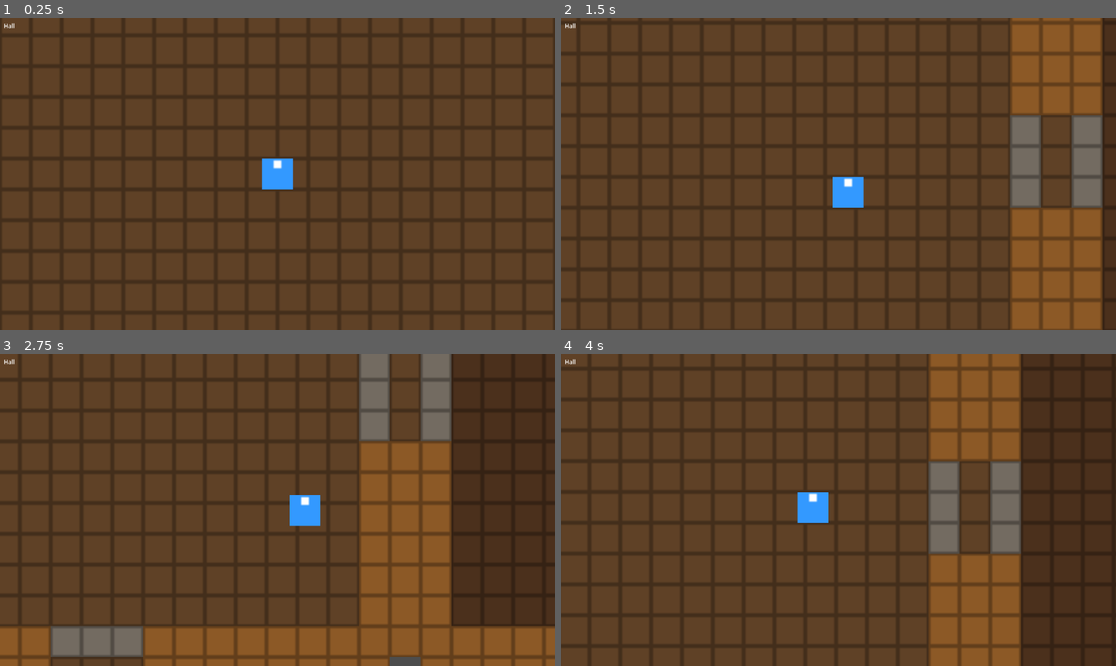
Above: before the commit, frames 1-4 (two rows, left to right).
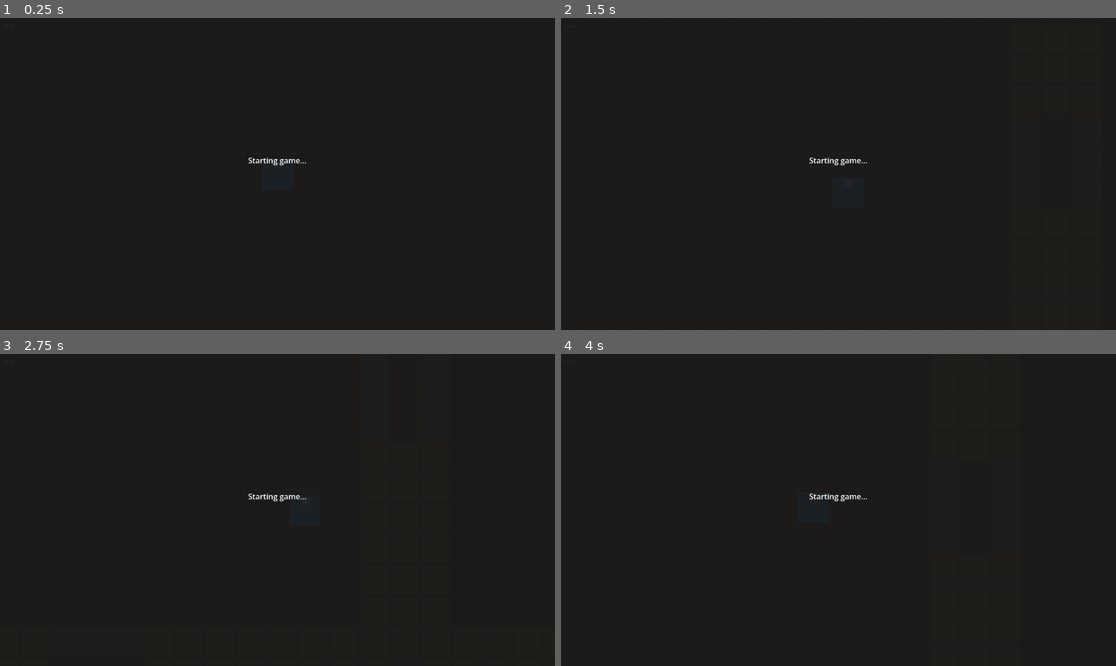
Above: after the commit, the same moments.

Repository: Frostist/Claudo
Game: Godot game, scene res://scenes/main/main.tscn
Two runs of this game, one before a commit and one after it. Both use one fixed random seed, a clock stepped at 60 frames per second and the inputs below.
Inputs (mouse positions are in pixels of both pictures, inside the frame that each line leads up to):
- Up to frame 1 (0.25 s): no input
- Up to frame 2 (1.5 s): tap Enter at 0.5 s; move the mouse to (960, 158) at 0.52 s; hold Right (ui_right) 0.53-1.28 s; click (960, 158) at 0.67 s; move the mouse to (727, 189) at 1.27 s; hold Down (ui_down) from 1.28 s (still down)
- Up to frame 3 (2.75 s): move the mouse to (333, 441) at 2.02 s; release Down (ui_down) at 2.03 s; hold Right (ui_right) from 2.03 s (still down)
- Up to frame 4 (4 s): move the mouse to (810, 572) at 2.77 s; release Right (ui_right) at 2.78 s; hold Up (ui_up) 2.78-3.53 s; click (810, 572) at 2.92 s; move the mouse to (1005, 556) at 3.52 s; hold Left (ui_left) from 3.53 s (still down)

The runs differ from the first frame. In frame 1, 100% of the frame differs, in the area x 0-100%, y 0-100%; in frame 2, 100%; in frame 3, 100%; in frame 4, 100%.

Commit message:
feat: wire main scene — server spawn, room events, notebook updates
Co-Authored-By: Claude Sonnet 4.6 <noreply@anthropic.com>

Diff:
--- a/scenes/main/main.gd
+++ b/scenes/main/main.gd
@@ -3,5 +3,26 @@
 @onready var mansion: Node2D = $Mansion
 @onready var hud = $HUD
 
+var _server_pid := -1
+
 func _ready() -> void:
+	get_tree().auto_accept_quit = false  # required so NOTIFICATION_WM_CLOSE_REQUEST fires instead of instant quit
 	mansion.room_changed.connect(hud.update_room)
+	mansion.room_changed.connect(ServerBridge.send_player_moved)
+	_spawn_server()
+
+func _spawn_server() -> void:
+	var script_path := ProjectSettings.globalize_path("res://server/start.sh")
+	_server_pid = OS.create_process("/bin/bash", [script_path])
+	if _server_pid < 0:
+		push_error("Failed to spawn server process")
+		return
+	# Wait 1.5s for the server to start, then connect WebSocket
+	await get_tree().create_timer(1.5).timeout
+	ServerBridge.connect_to_server()
+
+func _notification(what: int) -> void:
+	if what == NOTIFICATION_WM_CLOSE_REQUEST:
+		if _server_pid > 0:
+			OS.kill(_server_pid)
+		get_tree().quit()
--- a/scenes/main/main.tscn
+++ b/scenes/main/main.tscn
@@ -12,6 +12,8 @@
 [ext_resource type="Texture2D" path="res://assets/sprites/npcs/npc_4.png" id="10_npc4"]
 [ext_resource type="Texture2D" path="res://assets/sprites/npcs/npc_5.png" id="11_npc5"]
 [ext_resource type="Texture2D" path="res://assets/sprites/npcs/npc_6.png" id="12_npc6"]
+[ext_resource type="PackedScene" path="res://scenes/ui/loading/loading_screen.tscn" id="13_loading"]
+[ext_resource type="PackedScene" path="res://scenes/ui/chat/chat_window.tscn" id="14_chat"]
 
 [node name="Main" type="Node2D"]
 script = ExtResource("1_script")
@@ -69,3 +71,8 @@
 [node name="HUD" parent="." instance=ExtResource("4_hud")]
 
 [node name="Notebook" parent="." instance=ExtResource("5_notebook")]
+
+[node name="LoadingScreen" parent="." instance=ExtResource("13_loading")]
+
+[node name="ChatWindow" parent="." instance=ExtResource("14_chat")]
+groups = ["chat_window"]
--- a/scenes/ui/notebook/notebook.gd
+++ b/scenes/ui/notebook/notebook.gd
@@ -1,6 +1,9 @@
 extends CanvasLayer
 
 @onready var panel: Panel = $Panel
+@onready var suspects_edit: TextEdit = $Panel/VBoxContainer/TabContainer/Suspects
+@onready var weapons_edit: TextEdit = $Panel/VBoxContainer/TabContainer/Weapons
+@onready var rooms_edit: TextEdit = $Panel/VBoxContainer/TabContainer/Rooms
 
 var _backdrop: ColorRect
 
@@ -13,6 +16,9 @@
     _backdrop.gui_input.connect(_on_backdrop_input)
     add_child(_backdrop)
     move_child(_backdrop, 0)
+    suspects_edit.text_changed.connect(_on_notebook_changed)
+    weapons_edit.text_changed.connect(_on_notebook_changed)
+    rooms_edit.text_changed.connect(_on_notebook_changed)
     panel.move_to_front()
 
 func _on_backdrop_input(event: InputEvent) -> void:
@@ -37,3 +43,7 @@
     panel.visible = false
     _backdrop.visible = false
     get_viewport().gui_release_focus()
+
+func _on_notebook_changed() -> void:
+    var combined := suspects_edit.text + "\n" + weapons_edit.text + "\n" + rooms_edit.text
+    ServerBridge.send_notebook_updated(combined)
Not shown: 1 places in scenes/main/main.tscn that only renumber resources
